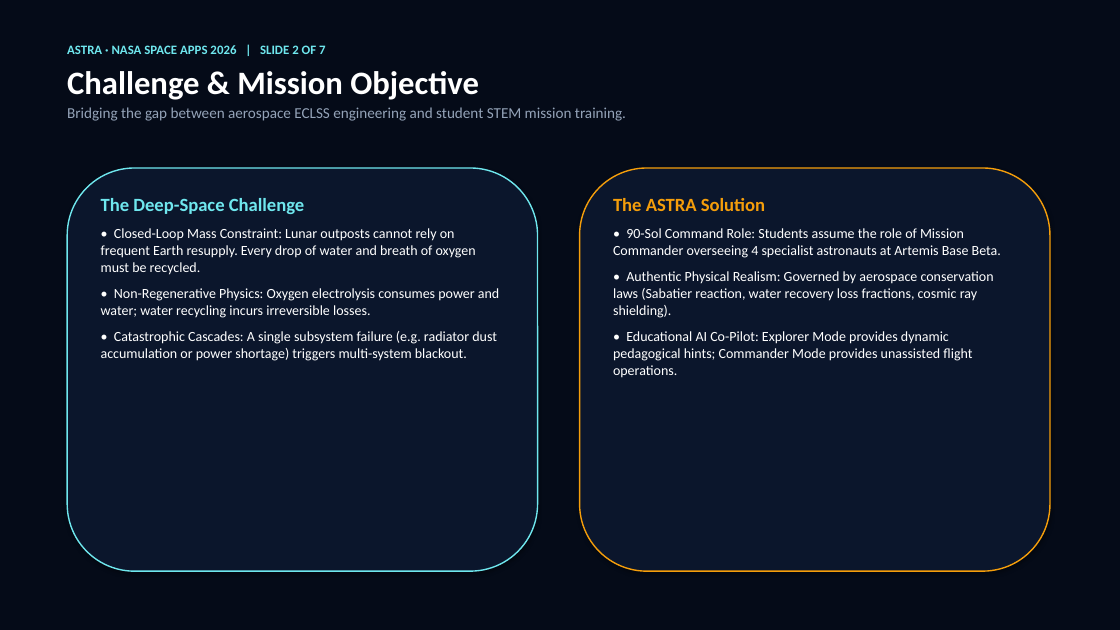
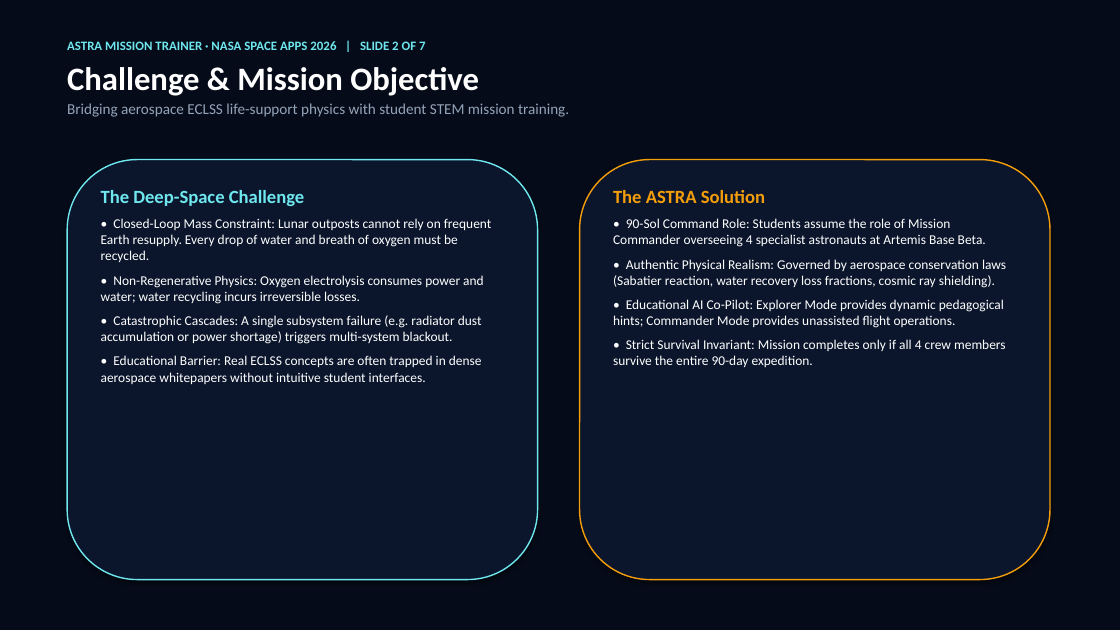
Before and after one commit to shivavaibhav200407/nasa, a slide deck: slide 2 of ASTRA_NASA_SpaceApps_Presentation.pptx. Drawn at 1120x630 pixels with LibreOffice and Linux fonts; fonts in the diff are those of the drawing. Boxes give left, top, right and bottom in pixels: in the first picture for what was removed or moved away, otherwise in the second. Text is boxed around its words. In the diff, an @@ line names an element or a change of style, - is before the commit and + after.

```diff
--- a/ASTRA_NASA_SpaceApps_Presentation.pptx
+++ b/ASTRA_NASA_SpaceApps_Presentation.pptx
@@ text at (x1=67, y1=41, x2=425, y2=50): text changed @@
-ASTRA · NASA SPACE APPS 2026 | SLIDE 2 OF 7
+ASTRA MISSION TRAINER · NASA SPACE APPS 2026 | SLIDE 2 OF 7
@@ text at (x1=67, y1=103, x2=569, y2=117): text changed @@
-Bridging the gap between aerospace ECLSS engineering and student STEM mission training.
+Bridging aerospace ECLSS life-support physics with student STEM mission training.
@@ rounded rectangle resized from (x1=67, y1=168, x2=538, y2=571) to (x1=67, y1=160, x2=538, y2=580) @@
@@ rounded rectangle resized from (x1=580, y1=168, x2=1050, y2=571) to (x1=580, y1=160, x2=1050, y2=580) @@
@@ text "The Deep-Space Challenge" moved from (x1=101, y1=198, x2=499, y2=361) to (x1=101, y1=190, x2=491, y2=384) @@
@@ text "The ASTRA Solution" moved from (x1=613, y1=198, x2=1001, y2=378) to (x1=613, y1=190, x2=1006, y2=367) @@
@@ text at (x1=101, y1=218, x2=491, y2=344): size 12 to 11.5 pt in "• Closed-Loop Mass Constraint: Lunar outposts cannot ...", "• Non-Regenerative Physics: Oxygen electrolysis consumes pow ...", "• Catastrophic Cascades: A single subsystem failure ..."; less space between paragraphs @@
@@ text at (x1=613, y1=218, x2=1006, y2=328): size 12 to 11.5 pt in "• 90-Sol Command Role: Students assume the ...", "• Authentic Physical Realism: Governed by aerospace ...", "• Educational AI Co-Pilot: Explorer Mode provides ..."; less space between paragraphs @@
@@ text at (x1=101, y1=355, x2=482, y2=384): paragraph added @@
+• Educational Barrier: Real ECLSS concepts are often trapped in dense aerospace whitepapers without intuitive student interfaces.
@@ text at (x1=613, y1=339, x2=1006, y2=367): paragraph added @@
+• Strict Survival Invariant: Mission completes only if all 4 crew members survive the entire 90-day expedition.
```
Also in this commit, not shown: 6 other slides changed, 1 other file.
